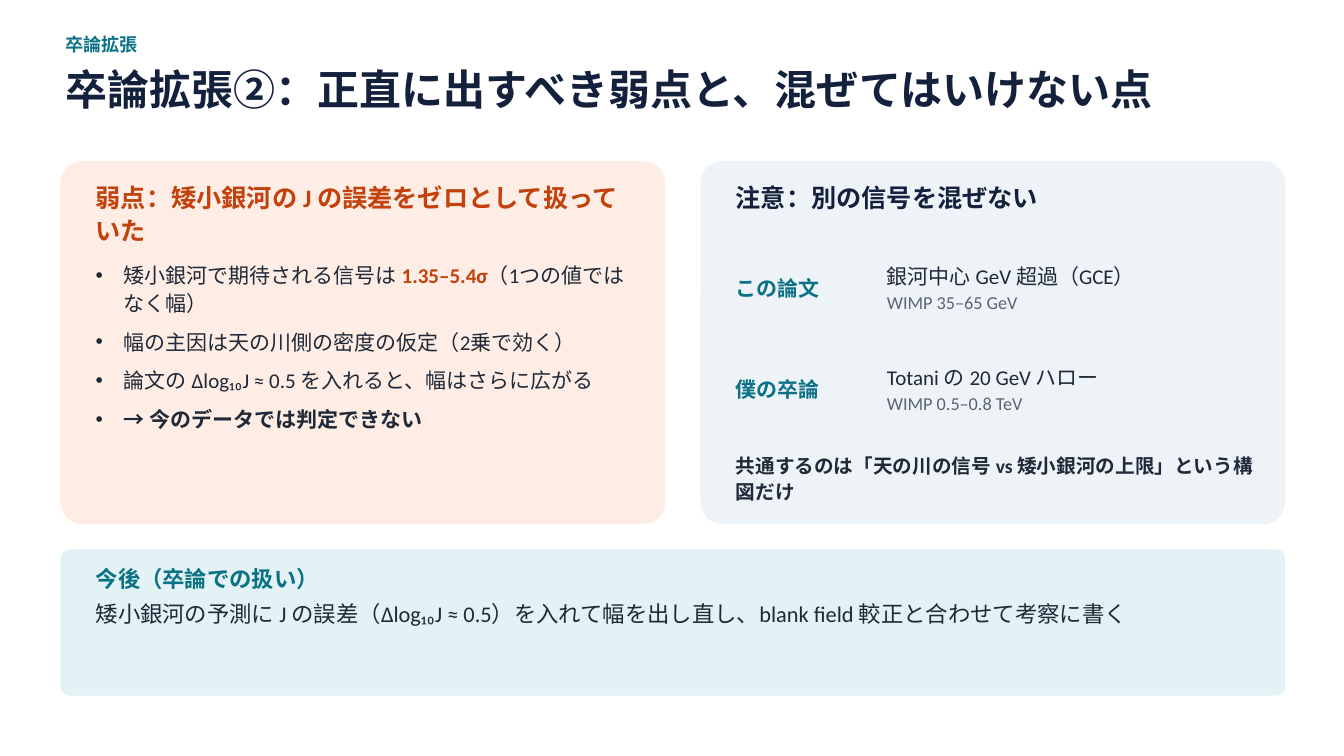
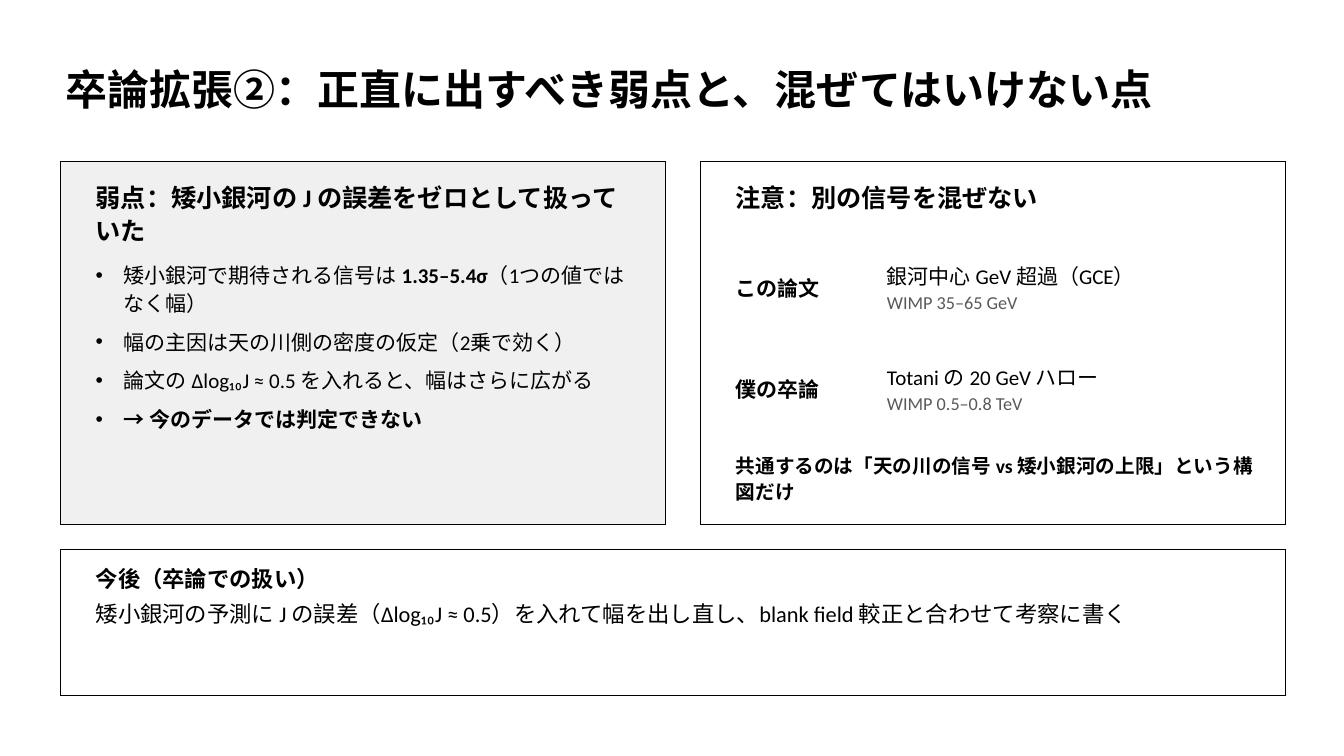
Before and after one commit to Mikann20041029/darkmatter-slides, a slide deck: slide 12 of slides/Toni Bertólez-Martínez, et al. (2026).pptx. Drawn at 1344x756 pixels with LibreOffice and Linux fonts; fonts in the diff are those of the drawing. Boxes give left, top, right and bottom in pixels: in the first picture for what was removed or moved away, otherwise in the second. Text is boxed around its words. In the diff, an @@ line names an element or a change of style, - is before the commit and + after.

```diff
--- a/slides/Toni Bertólez-Martínez, et al. (2026).pptx
+++ b/slides/Toni Bertólez-Martínez, et al. (2026).pptx
@@ text "卒論拡張②：正直に出すべき弱点と、混ぜてはいけない点" at (65,69,1152,109): text colour #14213D to #000000 @@
@@ text removed at (65,35,138,53) @@
-卒論拡張
@@ rounded rectangle removed at (60,161,665,524) @@
@@ rectangle added at (60,161,665,524), fill #F0F0F0, outline #000000 0.75 pt @@
@@ text "弱点：矮小銀河の J の誤差をゼロとして扱っていた" at (96,185,617,241): text colour #C2410C to #000000 @@
@@ rounded rectangle removed at (701,161,1286,524) @@
@@ rectangle added at (701,161,1286,524), fill #FFFFFF, outline #000000 0.75 pt @@
@@ text "注意：別の信号を混ぜない" at (736,185,1038,210): text colour #14213D to #000000 @@
@@ text "矮小銀河で期待される信号は 1.35–5.4σ（1つの値ではなく幅）" at (124,265,625,429): text colour #1F2937 to #000000; text colour #C2410C to #000000 in "1.35–5.4σ（1つの値ではなく幅）" @@
@@ text "この論文" at (736,278,820,298): text colour #0B7285 to #000000 @@
@@ text "銀河中心 GeV 超過（GCE）" at (887,266,1135,309): text colour #1F2937 to #000000 in "銀河中心 GeV 超過（GCE）"; text colour #5B6472 to #595959 in "WIMP 35–65 GeV" @@
@@ text "僕の卒論" at (736,379,820,399): text colour #0B7285 to #000000 @@
@@ text "Totani の 20 GeV ハロー" at (887,370,1099,410): text colour #1F2937 to #000000 in "Totani の 20 GeV ハロー"; text colour #5B6472 to #595959 in "WIMP 0.5–0.8 TeV" @@
@@ text "共通するのは「天の川の信号 vs 矮小銀河の上限」という構図だけ" at (736,456,1253,501): text colour #1F2937 to #000000 @@
@@ rounded rectangle removed at (60,549,1286,696) @@
@@ rectangle added at (60,549,1286,696), fill #FFFFFF, outline #000000 0.75 pt @@
@@ text "今後（卒論での扱い）" at (96,568,1127,626): text colour #0B7285 to #000000 in "今後（卒論での扱い）"; text colour #1F2937 to #000000 in "矮小銀河の予測に J の誤差（Δlog₁₀J ≈ 0.5）を入れて幅を出し直し、blank field 較正と合わせて考 ..." @@
```
Also in this commit, not shown: 10 other slides changed, 2 other files.
